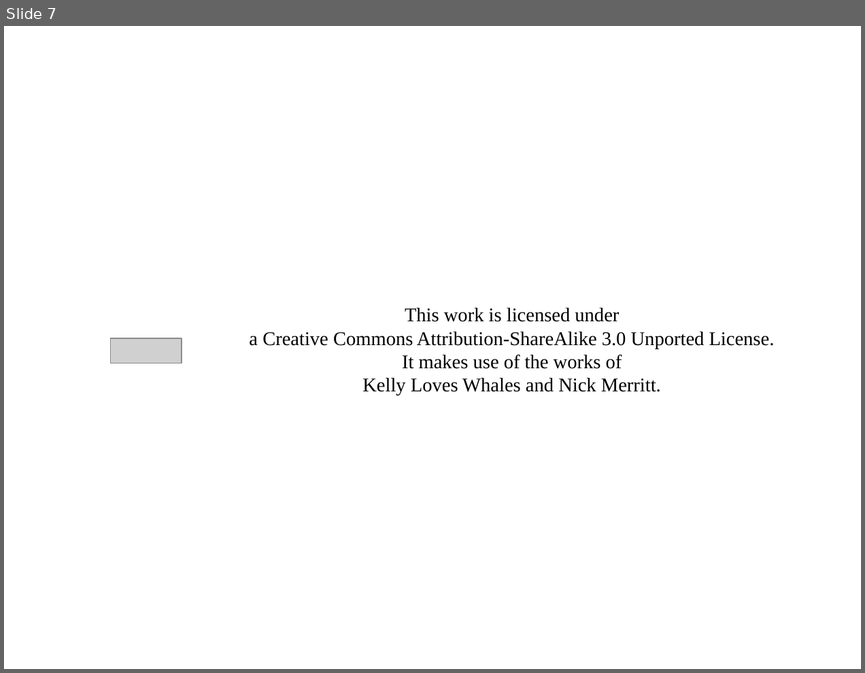
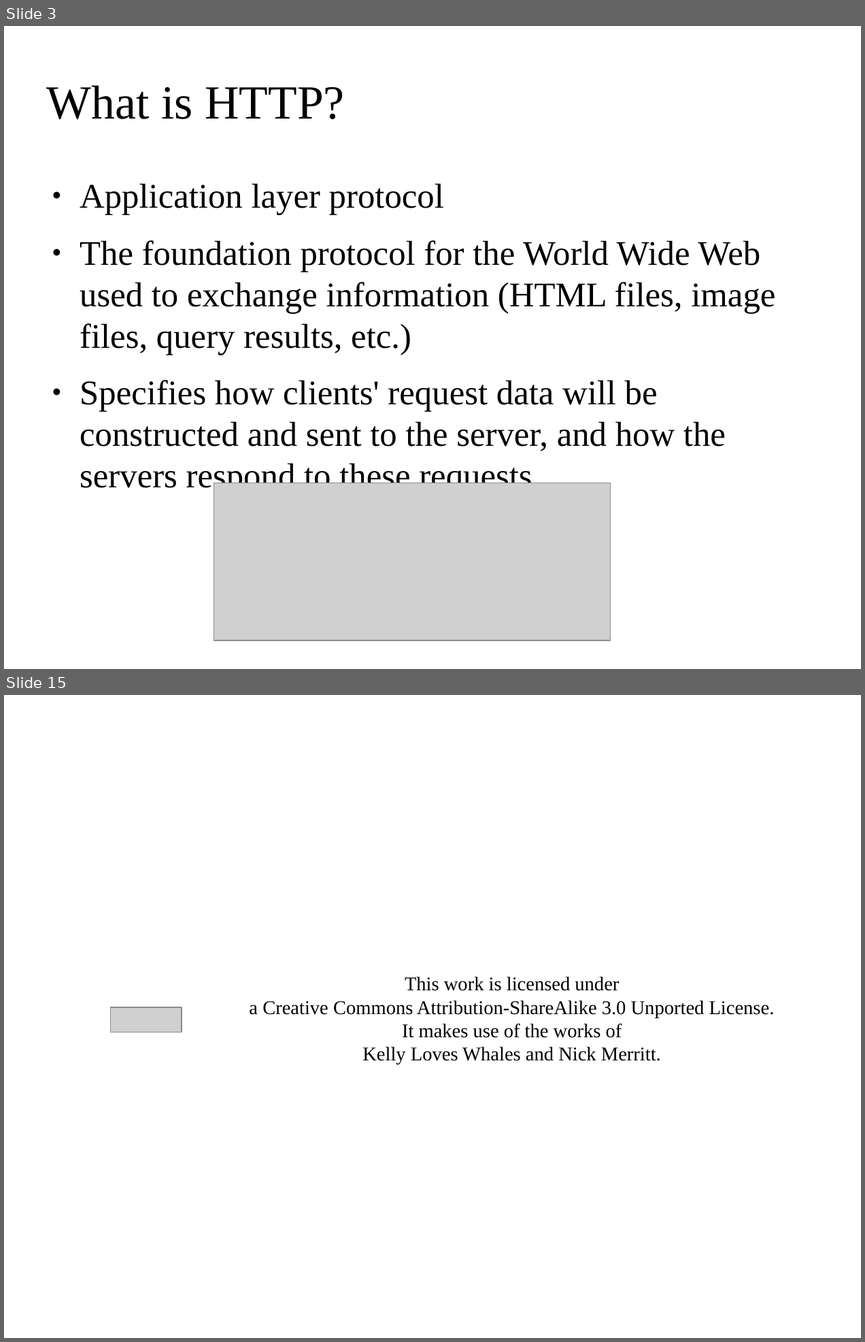
Before and after one commit to segoranov/web_technologies, a slide deck: http2_presentation/http2.odp. Shown one above the other, each under a label of ours: slide 7 before the commit, slides 3 and 15 after it; the slides between them are not shown. The pictures are 865x673 and 865x1342 pixels, drawn with LibreOffice and Linux fonts; fonts in the diff are those of the drawing; grey boxes stand for pictures; background and template pictures are left out. Boxes give left, top, right and bottom in pixels: in the first picture for what was removed or moved away, otherwise in the second. Text is boxed around its words. In the diff, an @@ line names an element or a change of style, - is before the commit and + after.

```diff
--- a/http2_presentation/http2.odp
+++ b/http2_presentation/http2.odp
@@ slide 3 added at (x1=4, y1=26, x2=861, y2=669), background picture (left out) @@
@@ title added at (x1=47, y1=85, x2=344, y2=119), 44 pt, text #000000 @@
+What is HTTP?
@@ text added at (x1=79, y1=183, x2=775, y2=495), 32 pt, text #000000 @@
+● Application layer protocol
+● The foundation protocol for the World Wide Web used to exchange information (HTML files, image files, query results, etc.)
+● Specifies how clients' request data will be constructed and sent to the server, and how the servers respond to these requests
@@ picture added at (x1=214, y1=482, x2=611, y2=640) @@
@@ what was slide 7 is now slide 15 @@
```
Also in this commit, not shown: 2 slides changed, 9 other slides added, 2 slides removed.
